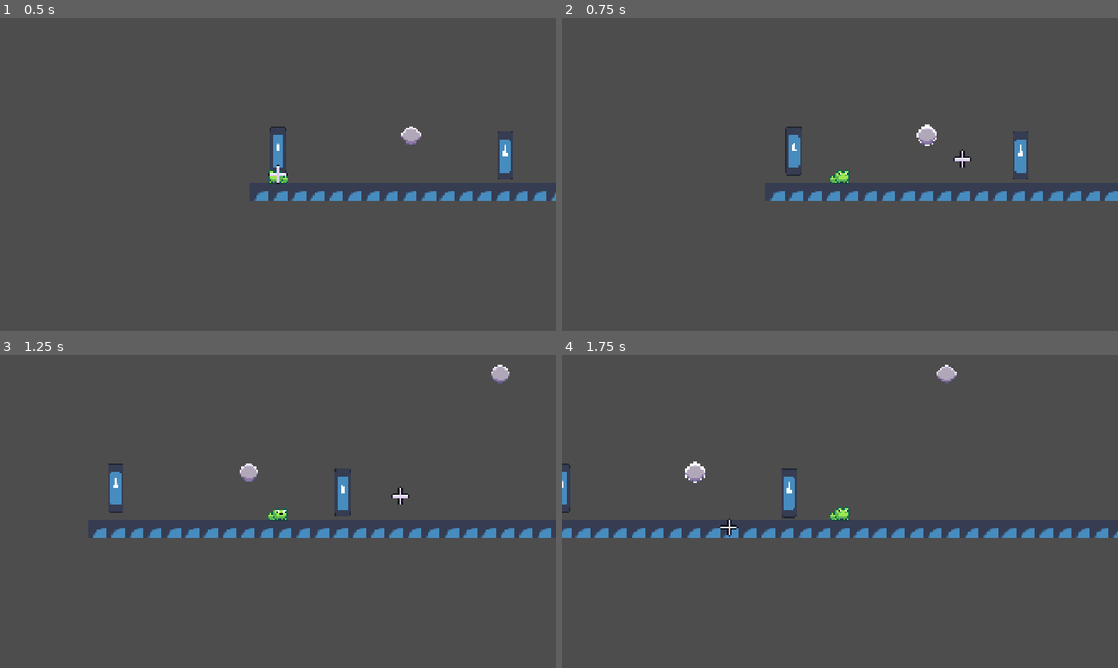
Above: before the commit, frames 1-4 (two rows, left to right).
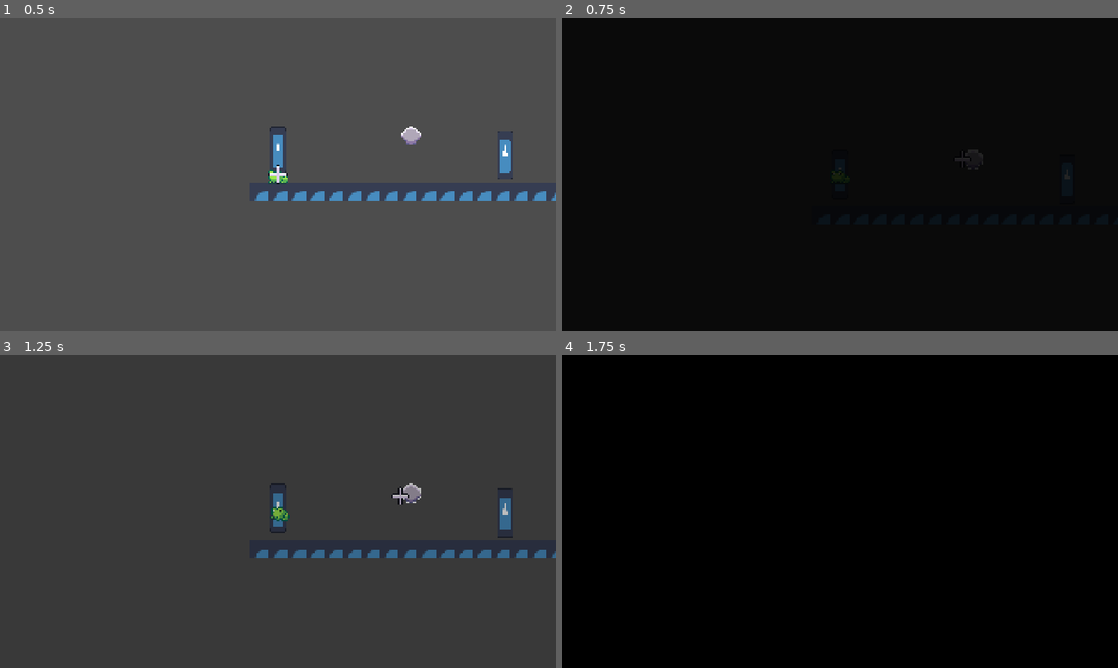
Above: after the commit, the same moments.

Repository: MadAvidCoder/Spin-phibian
Game: Godot game, scene res://scenes/main.tscn
Same seed, same stepped clock (60 frames per second), same inputs: the game is played once before the commit and once after it. The engine's default icon, where the game draws it, is replaced by a stand-in: a white triangle on a blue panel in a dark square.
Inputs (mouse positions are in pixels of both pictures, inside the frame that each line leads up to):
- Up to frame 1 (0.5 s): no input
- Up to frame 2 (0.75 s): tap Enter (ui_accept) at 0.5, 0.6 s; move the mouse to (962, 158) at 0.52 s; hold D (right) from 0.53 s (still down)
- Up to frame 3 (1.25 s): keep holding D (right); tap Enter (ui_accept) at 0.77, 1.07 s
- Up to frame 4 (1.75 s): keep holding D (right); move the mouse to (728, 527) at 1.27 s; click (728, 527) at 1.35 s; tap Enter (ui_accept) at 1.52, 1.55 s

Frame 1 is identical in both runs. In frame 2, 100% of the frame differs, in the area x 0-100%, y 0-100%; in frame 3, 9.9%; in frame 4, 100%.

Commit message:
Respawn Added a key shortcut to respawn

Diff:
--- a/src/scripts/frog.gd
+++ b/src/scripts/frog.gd
@@ -32,6 +32,10 @@
 
 func _ready() -> void:
 	global_position = checkpoint.marker.global_position
+
+func _process(delta: float) -> void:
+	if Input.is_action_just_pressed("ui_accept"):
+		respawn()
 
 func set_checkpoint(point: Checkpoint):
 	checkpoint = point
